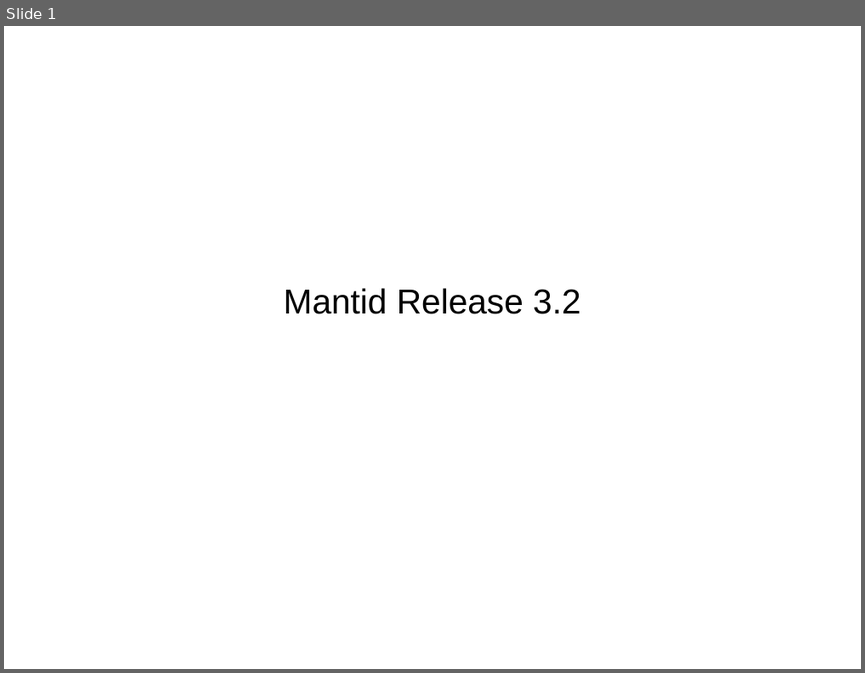
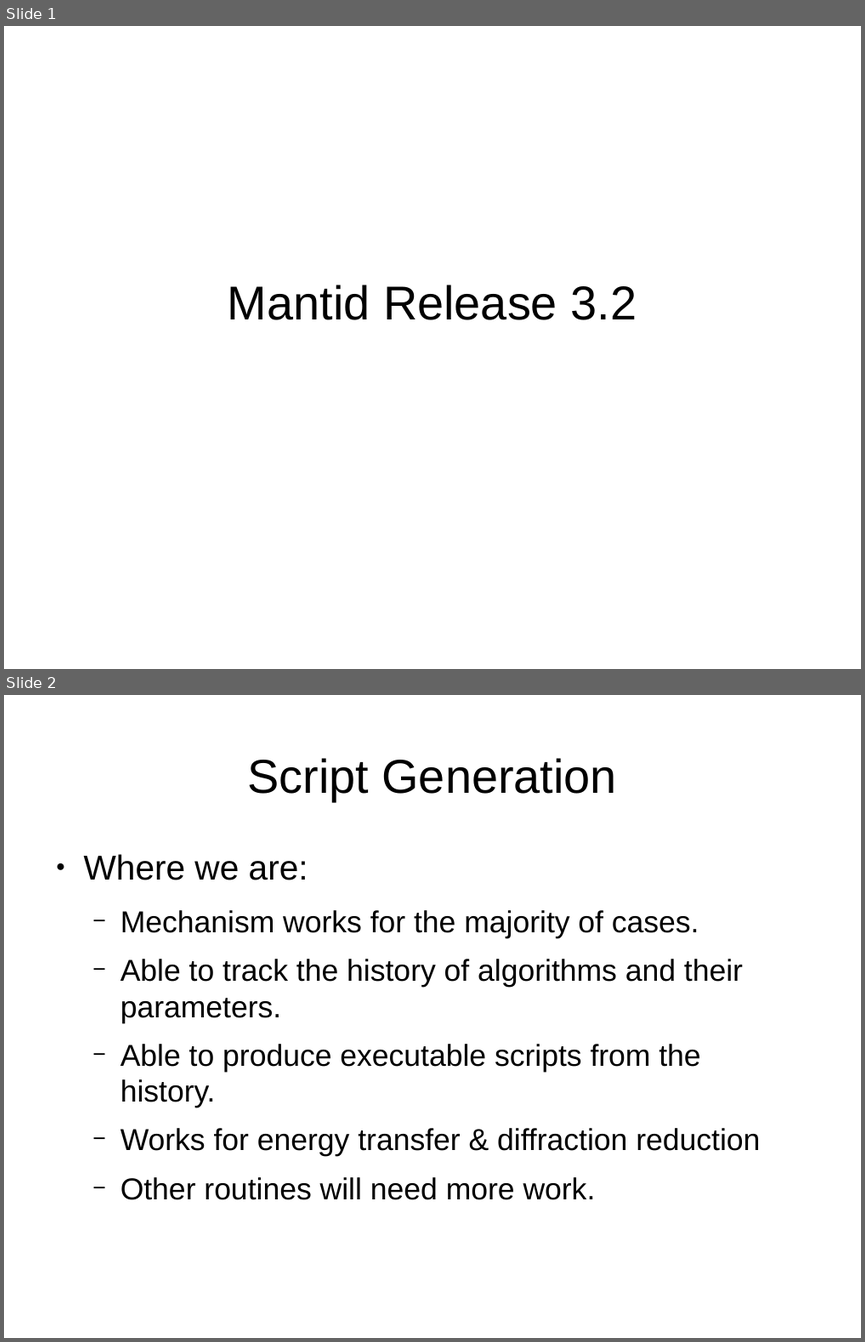
Before and after one commit to samueljackson92/documents, a slide deck: RAL/msg_presentation.odp. Shown one above the other, each under a label of ours: slide 1 before the commit, slides 1 and 2 after it. The pictures are 865x673 and 865x1342 pixels, drawn with LibreOffice and Linux fonts; fonts in the diff are those of the drawing. Boxes give left, top, right and bottom in pixels: in the first picture for what was removed or moved away, otherwise in the second. Text is boxed around its words. In the diff, an @@ line names an element or a change of style, - is before the commit and + after.

```diff
--- a/RAL/msg_presentation.odp
+++ b/RAL/msg_presentation.odp
@@ slide 2 added at [4,695,861,1338], background #FFFFFF @@
@@ title added at [247,758,616,801], 44 pt, text #000000 @@
+Script Generation
@@ text added at [84,854,760,1200], 28 pt, text #000000 @@
+● Where we are:
+  − Mechanism works for the majority of cases.
+  − Able to track the history of algorithms and their parameters.
+  − Able to produce executable scripts from the history.
+  − Works for energy transfer & diffraction reduction
+  − Other routines will need more work.
@@ slide 1 changed as well @@
@@ subtitle "Mantid Release 3.2" at [228,284,636,320]: size 32 to 44 pt @@
```
Also in this commit, not shown: 13 other slides added, 2 slides removed.
